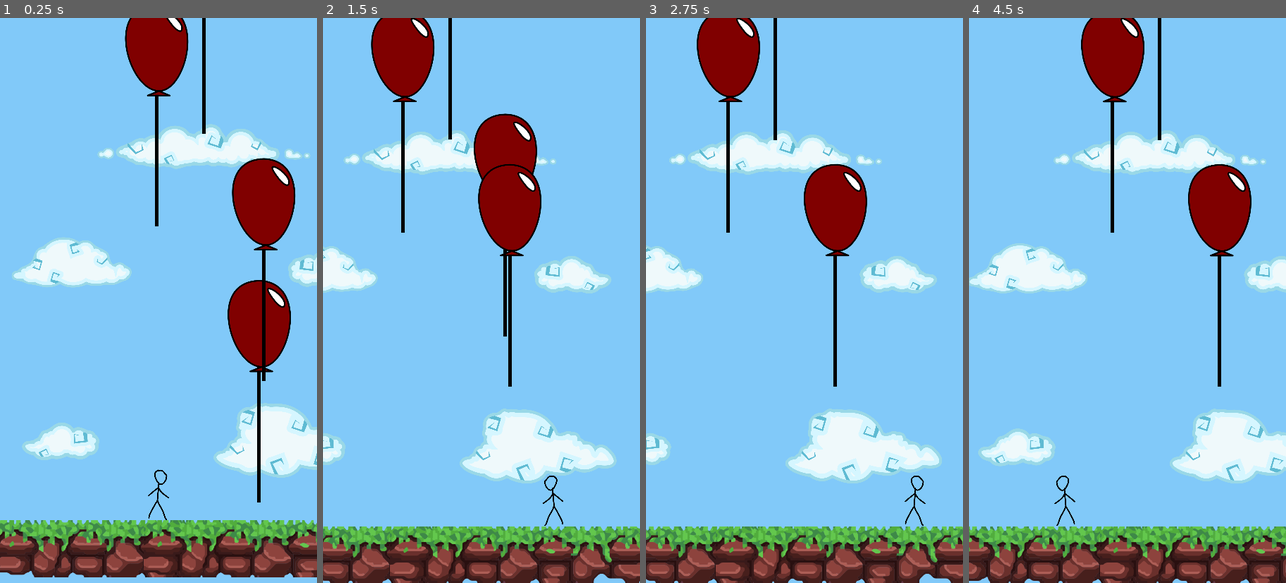
Above: before the commit, frames 1-4 (left to right).
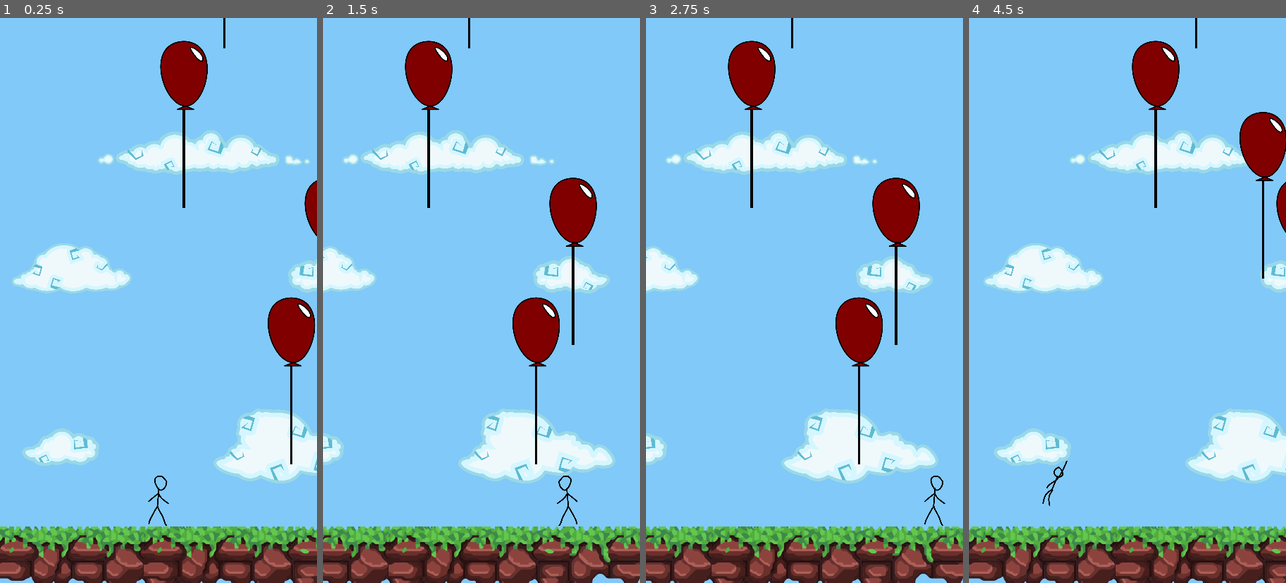
Above: after the commit, the same moments.

Repository: balloonjump/godot-balloon-jump
Game: Godot game, scene res://Main/Main.tscn
The game is run twice, just before and just after one commit, with the same random seed, the same clock (stepped at 60 frames per second) and the same inputs.
Inputs:
- Up to frame 1 (0.25 s): no input
- Up to frame 2 (1.5 s): hold Right (ui_right) 0.53-1.28 s; hold Left (ui_left) from 1.28 s (still down)
- Up to frame 3 (2.75 s): release Left (ui_left) at 2.03 s; hold Right (ui_right) from 2.03 s (still down)
- Up to frame 4 (4.5 s): release Right (ui_right) at 2.78 s; hold Up (ui_up) 2.78-3.53 s; hold Left (ui_left) from 3.53 s (still down)

The runs differ from the first frame. In frame 1, 23% of the frame differs, in the area x 0-100%, y 0-100%; in frame 2, 14%; in frame 3, 17%; in frame 4, 21%.

Commit message:
added auto-spawning baloons and game restarting

Diff:
--- a/Balloon/Balloon.gd
+++ b/Balloon/Balloon.gd
@@ -1,4 +1,6 @@
 extends Area2D
+
+class_name Balloon
 
 var rising_speed = 10
 var activated = false
--- a/Main/Main.gd
+++ b/Main/Main.gd
@@ -4,13 +4,19 @@
 export var balloon_spacing_y_min = -200
 export var balloon_spacing_y_max = -400
 
-var Balloon = preload("res://Balloon/Balloon.tscn")
+const Balloon = preload("res://Balloon/Balloon.tscn")
 
 var next_balloon_y: int
 
+const DISTANCE_BETWEEN_NEWEST_BALLOON_AND_SPAWN_LINE := 5000
+const DISTANCE_BETWEEN_PLAYER_AND_RESET_LINE := 800
+var reset_line := DISTANCE_BETWEEN_PLAYER_AND_RESET_LINE
 
+
+# variables used to automatically place the background images.
 var backgrounds: Array
 var background_height: int
+var players_current_background_region: int = 0
 
 
 func _ready():
@@ -46,14 +52,6 @@
 	$Player/Camera2D.limit_right  = $Ground.position.x + ground_half_width
 	$Player/Camera2D.limit_bottom = $Ground.position.y + ground_half_height
 
-
-	var setting_string = "display/window/size/width"
-	ProjectSettings.set_setting(setting_string, ground_half_width*2)
-	if ProjectSettings.has_setting(setting_string):
-		print(ProjectSettings.get_setting(setting_string))
-	else:
-		print("CANNOT FIND THE PROJECT SETTING: ", setting_string)
-
 	# ---------------------------------------------------------------------
 	# Init Background
 	# ---------------------------------------------------------------------
@@ -75,51 +73,90 @@
 	# ---------------------------------------------------------------------
 
 	gamereset()
-	print_debug_background_positions()
+	#print_debug_background_positions()
 
 
 
+# --------------------------------------------------------------------------
+# Balloon Spawning and Game Restarting
+# --------------------------------------------------------------------------
+
+const DEFAULT_NUMBER_OF_BALLOONS_TO_GENERATE := 10
+var number_of_balloons_generated := DEFAULT_NUMBER_OF_BALLOONS_TO_GENERATE
+
 func gamereset():
+	print("game reset!")
+	var children = get_children()
+	for child in children:
+		if child.is_in_group("balloon"):
+			remove_child(child)
 	spawnInitialBallons()
+	number_of_balloons_generated = DEFAULT_NUMBER_OF_BALLOONS_TO_GENERATE
+	debug_print_bal_count()
 
 
 func spawnInitialBallons():
 	next_balloon_y = first_balloon_y
+	for i in range(30):
+		spawnNewRandomBalloon()
+
+
+func spawnNewRandomBalloon():
 	var min_x = $Player.min_position_x
 	var max_x = $Player.max_position_x
-	for i in range(30):
-		var bal = Balloon.instance()
-		add_child(bal)
-		bal.position.x = int(rand_range(min_x, max_x))
-		bal.position.y = next_balloon_y
-		next_balloon_y += int(rand_range(balloon_spacing_y_min, balloon_spacing_y_max))
+	var x: int = int(rand_range(min_x, max_x))
+	var y: int = next_balloon_y
+	spawnBalloonAt(x, y)
+	next_balloon_y += int(rand_range(balloon_spacing_y_min, balloon_spacing_y_max))
 
 
+func spawnBalloonAt(x, y):
+	var bal = Balloon.instance()
+	add_child(bal)
+	bal.position.x = x
+	bal.position.y = y
+	bal.scale = Vector2(0.75, 0.75)
 
+
+func processBalloonSpawner():
+	var y: int = next_balloon_y + DISTANCE_BETWEEN_NEWEST_BALLOON_AND_SPAWN_LINE
+	$LoonLine.position.y = y
+	if $Player.position.y < y:
+		spawnNewRandomBalloon()
+		number_of_balloons_generated += 1
+		debug_print_bal_count()
+
+
+func debug_print_bal_count():
+	print("bal count = ", number_of_balloons_generated)
 
 # ---------------------------------------------------------------------
 # Proccessing
 # ---------------------------------------------------------------------
 
 class MyCustomSorter:
-    static func sort(a, b):
-        if a.position.y > b.position.y:
-            return true
-        return false
+	static func sort(a, b):
+		if a.position.y > b.position.y:
+			return true
+		return false
 
 
 func _process(delta: float) -> void:
-	if $Player.position.y < (backgrounds[1].position.y):
-		backgrounds[0].position.y -= background_height * 3
-		backgrounds.sort_custom(MyCustomSorter, "sort")
-		print("backgrounds: move UP")
-		# print_debug_background_positions()
 
-	if $Player.position.y > (backgrounds[1].position.y + background_height):
-		backgrounds[2].position.y += background_height * 3
-		backgrounds.sort_custom(MyCustomSorter, "sort")
-		print("backgrounds: move DOWN")
-		# print_debug_background_positions()
+	reset_line = min(reset_line, $Player.position.y + DISTANCE_BETWEEN_PLAYER_AND_RESET_LINE)
+	$DeathLine.position.y = reset_line
+	for child in get_children():
+		if child.is_in_group("balloon") and child.position.y > reset_line:
+			remove_child(child)
+
+	processBalloonSpawner()
+
+	if $Player.position.y > reset_line:
+		reset_line = DISTANCE_BETWEEN_PLAYER_AND_RESET_LINE
+		$Player.position.y = 0
+		update_background_positions()
+		gamereset()
+	update_background_positions()
 
 func _physics_process(delta: float) -> void:
 	pass
@@ -133,4 +170,13 @@
 		backgrounds[1].position.y, ", ",
 		backgrounds[2].position.y, "]"
 	)
-	# print("background height = ", background_height)
+
+
+func update_background_positions():
+	var background_region: int = $Player.position.y / background_height
+	if (players_current_background_region != background_region):
+		players_current_background_region = background_region
+		for i in range(3):
+			backgrounds[i].position.y = background_height * (background_region - i)
+		#print("background region:", background_region)
+		#print_debug_background_positions()
--- a/Main/Main.tscn
+++ b/Main/Main.tscn
@@ -34,3 +34,11 @@
 [node name="Ground" parent="." instance=ExtResource( 4 )]
 position = Vector2( 566.767, 4.49792 )
 scale = Vector2( 0.84, 0.84 )
+
+[node name="DeathLine" type="Line2D" parent="."]
+points = PoolVector2Array( 0, 0, 1040, 0 )
+default_color = Color( 0.807843, 0.054902, 0.054902, 1 )
+
+[node name="LoonLine" type="Line2D" parent="."]
+points = PoolVector2Array( 0, 0, 1040, 0 )
+default_color = Color( 0.141176, 0.67451, 0.0666667, 1 )
--- /dev/null
+++ b/Main/reset_line/ResetLine.gd
@@ -0,0 +1,15 @@
+extends Area2D
+
+# reset_line follows the player upwards, but only moves up. If the player falls
+# back down below the reset_line, they "lose" the game, and fall all the way
+# down to the ground again.
+
+
+
+func _ready() -> void:
+	pass
+
+
+func _process(delta: float) -> void:
+
+	pass
--- a/Player/Player.gd
+++ b/Player/Player.gd
@@ -2,13 +2,22 @@
 
 # var Balloon = preload("res://Balloon/Balloon.tscn")
 
+
+# ================================================
+# Constants
+# ================================================
+
+
+const DEFAULT_AFTER_GRAB_BEGINS_COOLDOWN = 10
+const DEFAULT_JUMP_JUICE = 10
+
 # ================================================
 # Variables
 # ================================================
 
 var speed_y_jumping = 20
-var speed_y_falling = 15
-var speed_x = 10
+var speed_y_falling = 8
+var speed_x = 12
 
 # Maximum Positions are changed by Main.gd when the game starts,
 # they are determined by the "Ground" object, which defines the
@@ -34,6 +43,12 @@
 	after_grab_ends = 0,
 	after_grab_begins = 0,
 }
+
+# Jump Juice
+# An experiment in jumping mechanics: which basically pretends you are wearing
+# a jetpack that has "juice".  It gets used up as you increase height during a
+# jump. Once you run out of juice, you can't go any higher until you land.
+var current_jump_juice = DEFAULT_JUMP_JUICE
 
 
 # ================================================
@@ -154,6 +169,7 @@
 
 
 func _state_standing_update():
+	_state_jumping_counter = 0
 	if Input.is_action_pressed("ui_up"):
 		_next_state = STATE_JUMPING
 
@@ -173,7 +189,7 @@
 
 func _state_jumping_enter():
 	$AnimatedSprite.animation = "jump"
-	_state_jumping_counter = 0
+	# _state_jumping_counter = 0
 	jump_used_up = true
 
 
@@ -204,7 +220,8 @@
 	position.y += speed_y_falling + _state_falling_counter / 5
 	if (
 		Input.is_action_pressed("ui_up")
-		and not jump_used_up
+		# and not jump_used_up
+		and _state_jumping_counter < _state_jumping_counter_max
 	):
 		_next_state = STATE_JUMPING
 
@@ -234,8 +251,9 @@
 
 func _state_grabbing_enter():
 	$AnimatedSprite.animation = "grab"
-	cooldowns.after_grab_begins = 20
+	cooldowns.after_grab_begins = DEFAULT_AFTER_GRAB_BEGINS_COOLDOWN
 	jump_used_up = false
+	_state_jumping_counter = 0
 
 
 func _state_grabbing_update():
--- a/Player/Player.tscn
+++ b/Player/Player.tscn
@@ -2,8 +2,8 @@
 
 [ext_resource path="res://Player/Player.gd" type="Script" id=1]
 [ext_resource path="res://assets/player/svgs/stand.svg" type="Texture" id=2]
-[ext_resource path="res://assets/player/svgs/jump.svg" type="Texture" id=3]
-[ext_resource path="res://assets/player/svgs/grab_left.svg" type="Texture" id=4]
+[ext_resource path="res://assets/player/svgs/grab_left.svg" type="Texture" id=3]
+[ext_resource path="res://assets/player/svgs/jump.svg" type="Texture" id=4]
 
 [sub_resource type="SpriteFrames" id=1]
 animations = [ {
@@ -35,12 +35,10 @@
 animation = "grab"
 
 [node name="Camera2D" type="Camera2D" parent="."]
-position = Vector2( 0, -100 )
+position = Vector2( 0, -99 )
 current = true
+process_mode = 0
 limit_bottom = 100
-limit_smoothed = true
-drag_margin_h_enabled = false
-drag_margin_v_enabled = false
 smoothing_enabled = true
 
 [node name="CollisionShape2D" type="CollisionShape2D" parent="."]
--- a/project.godot
+++ b/project.godot
@@ -8,9 +8,14 @@
 
 config_version=4
 
-_global_script_classes=[  ]
+_global_script_classes=[ {
+"base": "Area2D",
+"class": "Balloon",
+"language": "GDScript",
+"path": "res://Balloon/Balloon.gd"
+} ]
 _global_script_class_icons={
-
+"Balloon": ""
 }
 
 [application]
Not shown: 1 places in Player/Player.tscn that only renumber resources
